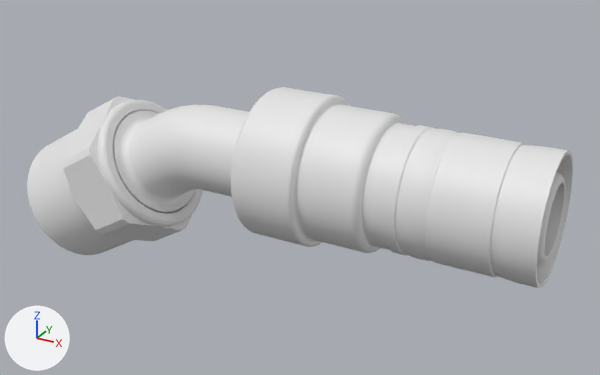
Renders of the glTF model public/models/Manually Modelled/AC-10-30JICDS-X.glb from each side of a commit.
Camera for both pictures: a camera (50 mm lens) standing at (0.0206, -0.1167, 0.0544) and looking at (-0.0456, 0.0038, -0.0058). Every picture has the same lights, and +X, +Y and +Z are marked at lower left. The first picture is the older version. Where no turn or scale is listed for an object, it has been applied to the vertices. Vertices at exactly the same position are counted once.

Names of what the first picture shows: 'Crimp', 'Nut', 'Pipe'.
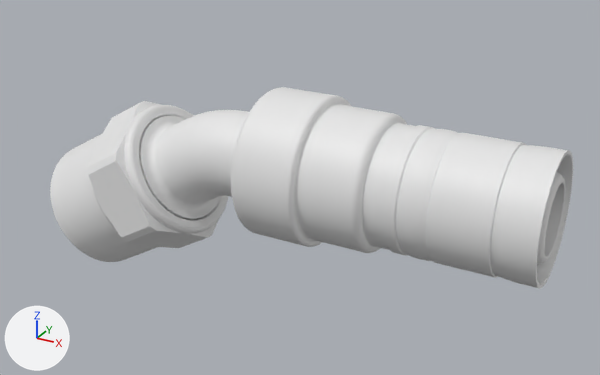
Pixel boxes (x1, y1, x2, y2) of what changed, in the pictures (600 x 375 px; the box of a moved part takes in the faces that stretch with it):
'Pipe', reshaped
    before: (120, 87, 566, 264)
    after: (146, 87, 566, 264)
'Nut', moved
    before: (27, 96, 203, 255)
    after: (50, 101, 228, 262)
part 2 of me_pipe, moved or reshaped
    before: (120, 116, 191, 206)
    after: (146, 121, 217, 212)
part 3 of me_pipe, moved or reshaped
    before: (145, 105, 249, 197)
    after: (172, 110, 249, 198)

Patch to the scene script:
```diff
--- a/public/models/Manually Modelled/AC-10-30JICDS-X.glb.py
+++ b/public/models/Manually Modelled/AC-10-30JICDS-X.glb.py
@@ me_nut_031 @@
 # used by ob_nut; location = (0.0, 0.0, 0.0)
-me_nut_031.from_pydata(...)  # 5140 vertices, 10180 faces; spans x -0.1022..-0.0688, y -0.0127..0.0127, z -0.0279..0.0065
+me_nut_031.from_pydata(...)  # 5140 vertices, 10180 faces; spans x -0.096..-0.0626, y -0.0127..0.0127, z -0.0279..0.0065
+# me_nut_031 part 1: the whole mesh is moved by (0.0061, 0.0, 0.0)
@@ me_pipe @@
 # used by ob_pipe; location = (0.0, 0.0, 0.0)
-me_pipe.from_pydata(...)  # 6992 vertices, 13568 faces; spans x -0.0792..0.0, y -0.013..0.013, z -0.013..0.013
+me_pipe.from_pydata(...)  # 6992 vertices, 13568 faces; spans x -0.0731..0.0, y -0.013..0.013, z -0.013..0.013
+# me_pipe part 2: the loose piece of 884 vertices spanning x -0.0792..-0.066, y -0.009..0.009, z -0.0127..0.0046 is moved by (0.0061, 0.0, 0.0)
+# me_pipe part 3: 624 of the vertices in x -0.0737..-0.0621, y -0.0077..0.0078, z -0.0088..0.0077 are moved by (0.0061, 0.0, 0.0)
```
